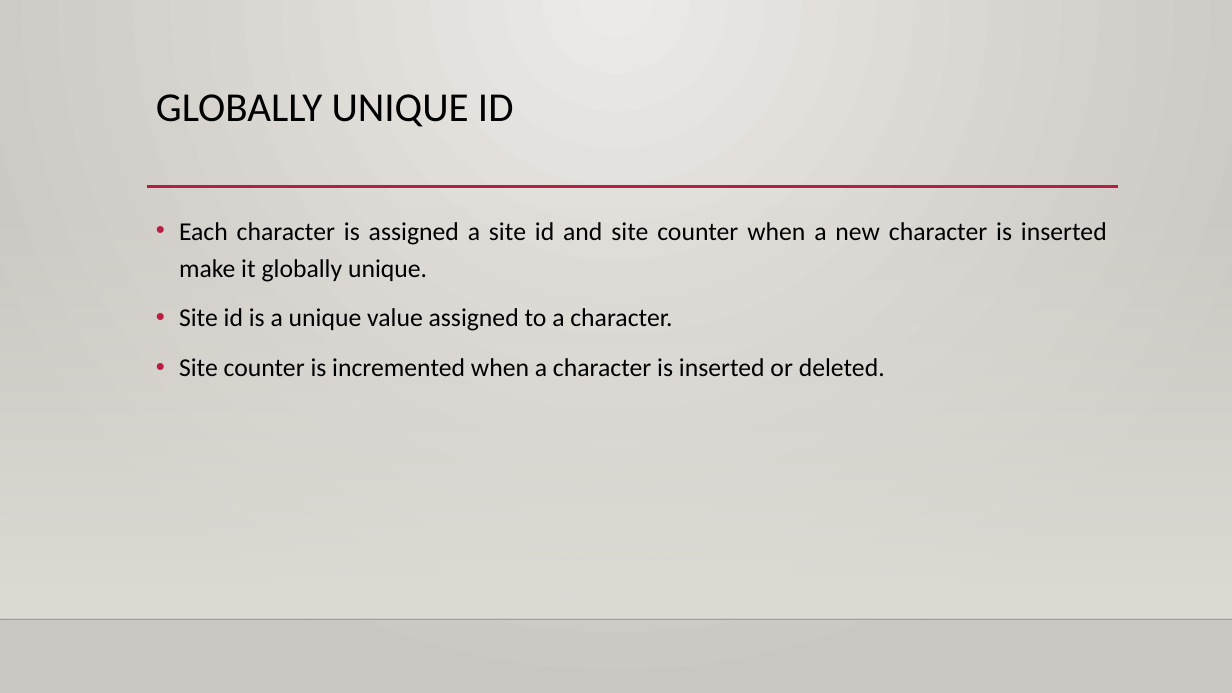
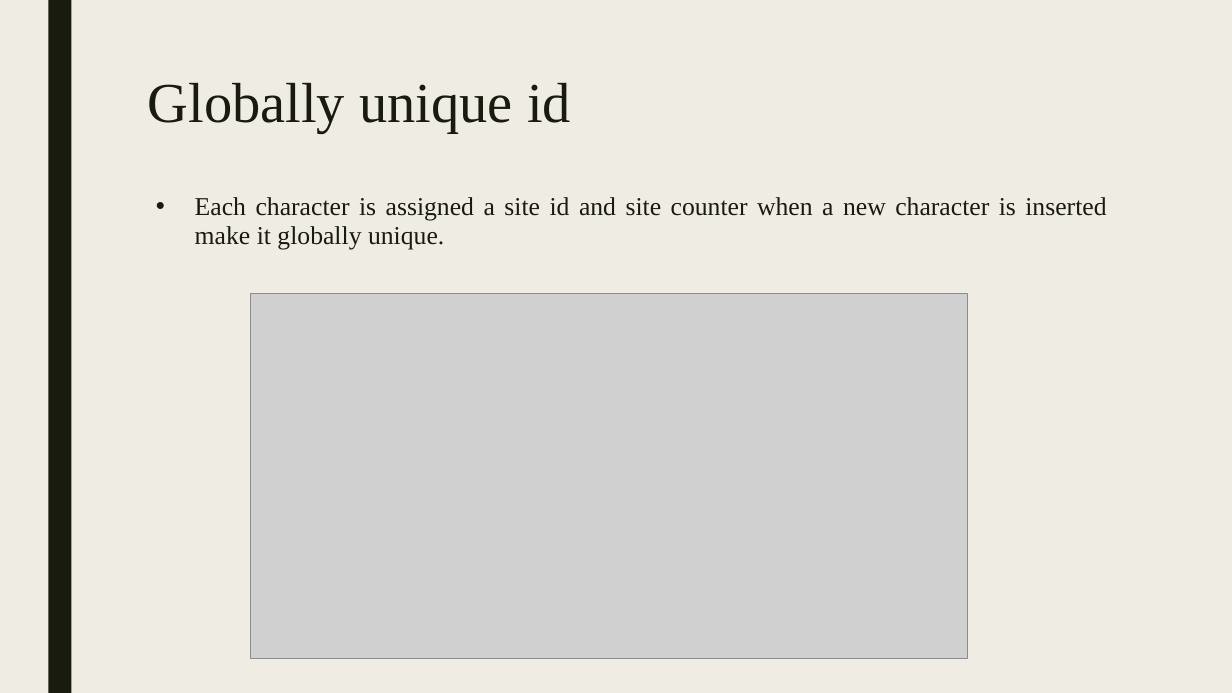
Before and after one commit to azhagumathi/pres, a slide deck: slide 8 of crdt.pptx (slide 26 before the commit). Drawn at 1232x693 pixels with LibreOffice and Linux fonts; fonts in the diff are those of the drawing; grey boxes stand for pictures; background and template pictures are left out. Boxes give left, top, right and bottom in pixels: in the first picture for what was removed or moved away, otherwise in the second. Text is boxed around its words. In the diff, an @@ line names an element or a change of style, - is before the commit and + after.

```diff
--- a/crdt.pptx
+++ b/crdt.pptx
@@ background gradient #ECEAE7 to #CAC7C1 to #EFEDE3 @@
@@ rectangle added at (48, 0, 71, 693), fill #191B0E @@
@@ title at (148, 83, 571, 133): text changed; size 32 to 44 pt; font Calibri to Times New Roman; text colour #000000 to #191B0E @@
-GLOBALLY UNIQUE ID
+Globally unique id
@@ rectangle removed at (0, 204, 1232, 619) @@
@@ text "Each character is assigned a ...": place and size @@
-text "Each character is assigned a ..." at (179, 222, 1107, 376)
+text "Each character is assigned a ..." at (195, 197, 1106, 249)
@@ text "Each character is assigned a ..." at (195, 197, 1106, 249): font Calibri to Times New Roman, text colour #000000 to #191B0E; indent changed; line spacing 1.2 to 0.94; more space between paragraphs @@
@@ line removed from (147, 187) to (1118, 187) @@
@@ picture added at (250, 293, 968, 658) @@
@@ text at (179, 308, 885, 376): paragraphs removed @@
-• Site id is a unique value assigned to a character.
-• Site counter is incremented when a character is inserted or deleted.
@@ line removed from (0, 619) to (1232, 619) @@
```
Also in this commit, not shown: 9 other slides changed, 2 slides added, 22 slides removed, 1 other file.
